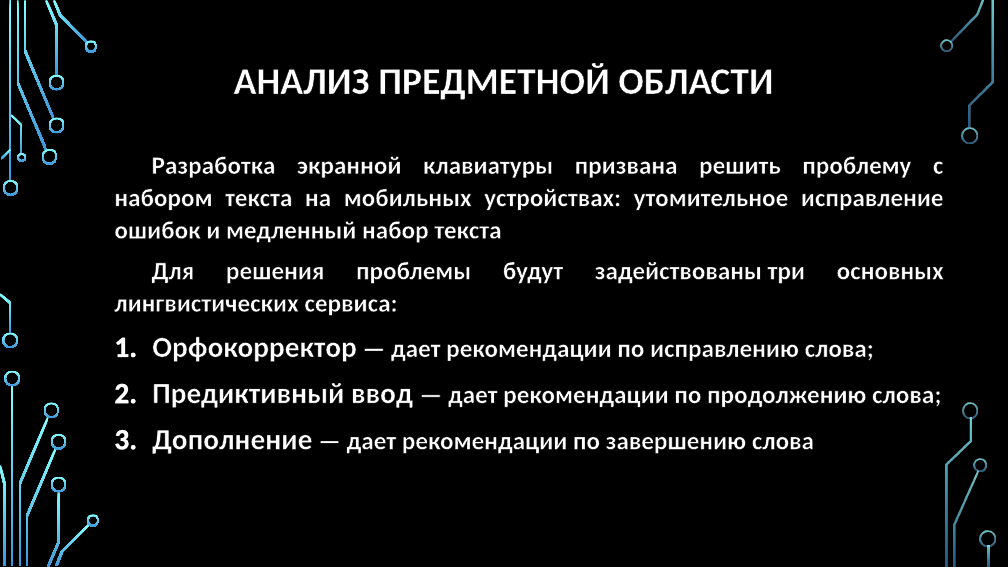
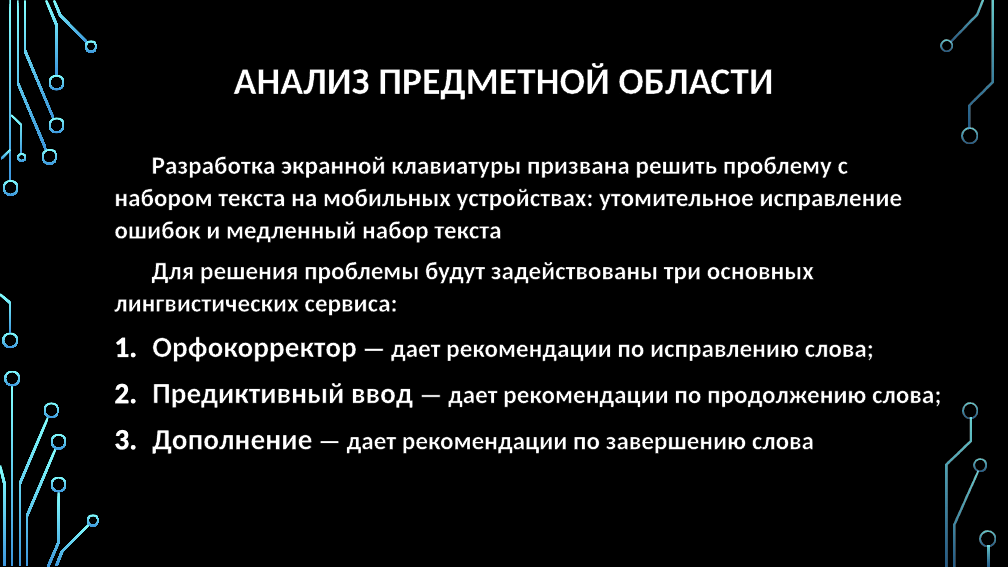
Before and after one commit to Ruslan-Far/docs-graduate-work, a slide deck: slide 3 of Фархетдинов - Презентация по ВКР.pptx. Drawn at 1008x567 pixels with LibreOffice and Linux fonts; fonts in the diff are those of the drawing; background and template pictures are left out. Boxes give left, top, right and bottom in pixels: in the first picture for what was removed or moved away, otherwise in the second. Text is boxed around its words. In the diff, an @@ line names an element or a change of style, - is before the commit and + after.

```diff
--- a/Фархетдинов - Презентация по ВКР.pptx
+++ b/Фархетдинов - Презентация по ВКР.pptx
@@ text "Разработка экранной клавиатуры призвана решить ..." at (114, 156, 941, 454): alignment justified to left @@
```
Also in this commit, not shown: 1 other slide changed, 2 slides added, 1 other file.
